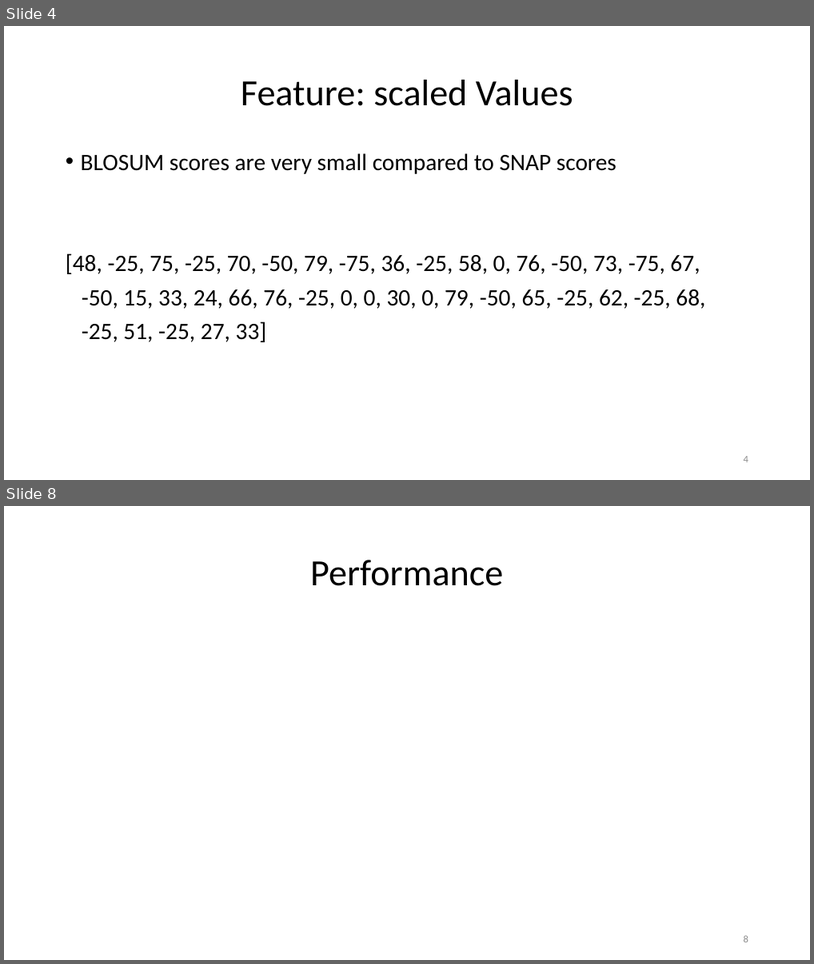
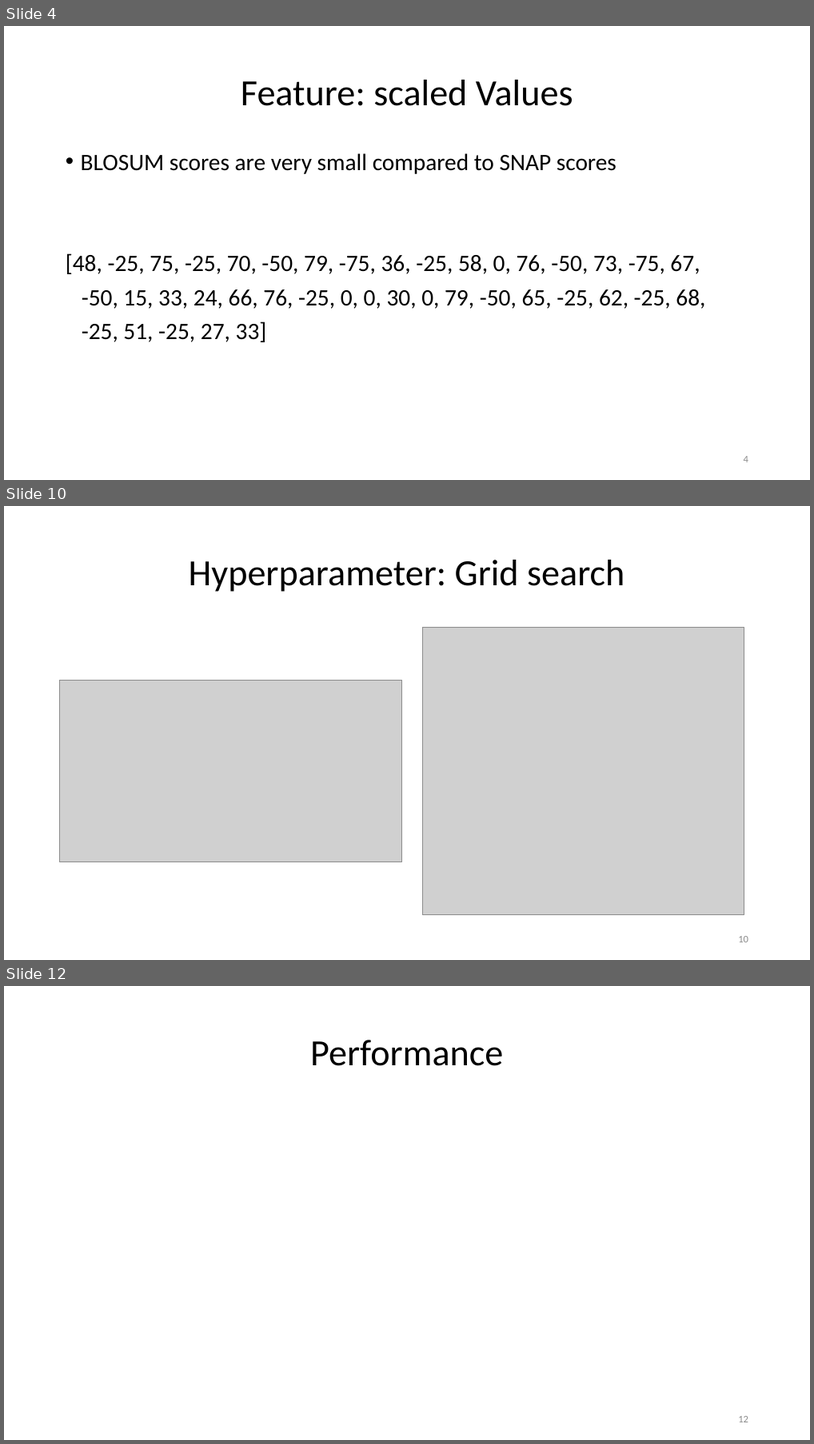
Before and after one commit to paulhager/ProteinPrediction1, a slide deck: BLOSUM_scorescompared to single SNAP scores.pptx. Shown one above the other, each under a label of ours: slides 4 and 8 before the commit, slides 4, 10 and 12 after it; the slides between them are not shown. The pictures are 814x964 and 814x1444 pixels, drawn with LibreOffice and Linux fonts; fonts in the diff are those of the drawing; grey boxes stand for pictures; background and template pictures are left out. Boxes give left, top, right and bottom in pixels: in the first picture for what was removed or moved away, otherwise in the second. Text is boxed around its words. In the diff, an @@ line names an element or a change of style, - is before the commit and + after.

```diff
--- a/BLOSUM_scorescompared to single SNAP scores.pptx
+++ b/BLOSUM_scorescompared to single SNAP scores.pptx
@@ slide 10 added at [4,506,810,960], background #FFFFFF @@
@@ title added at [189,560,625,592], 44 pt, text #000000 @@
+Hyperparameter: Grid search
@@ picture added at [422,627,745,915] @@
@@ picture added at [60,680,402,862] @@
@@ page number added at [738,936,749,942], 12 pt, text #8C8C8C @@
+10
@@ what was slide 8 is now slide 12 @@
@@ page number at [738,1416,749,1422]: text changed @@
-8
+12
```
Also in this commit, not shown: 6 slides changed, 5 other slides added, 1 other file.
